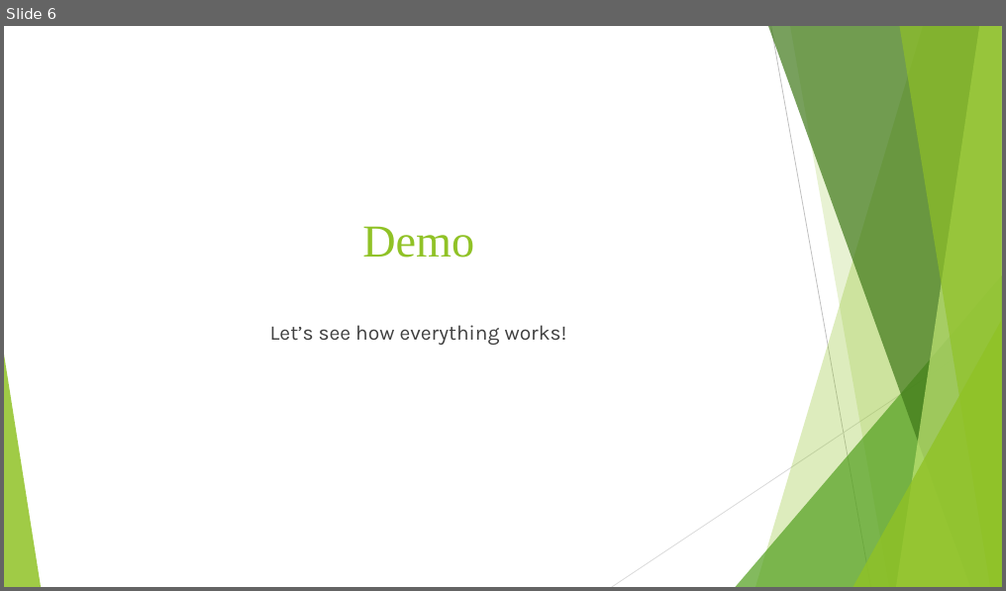
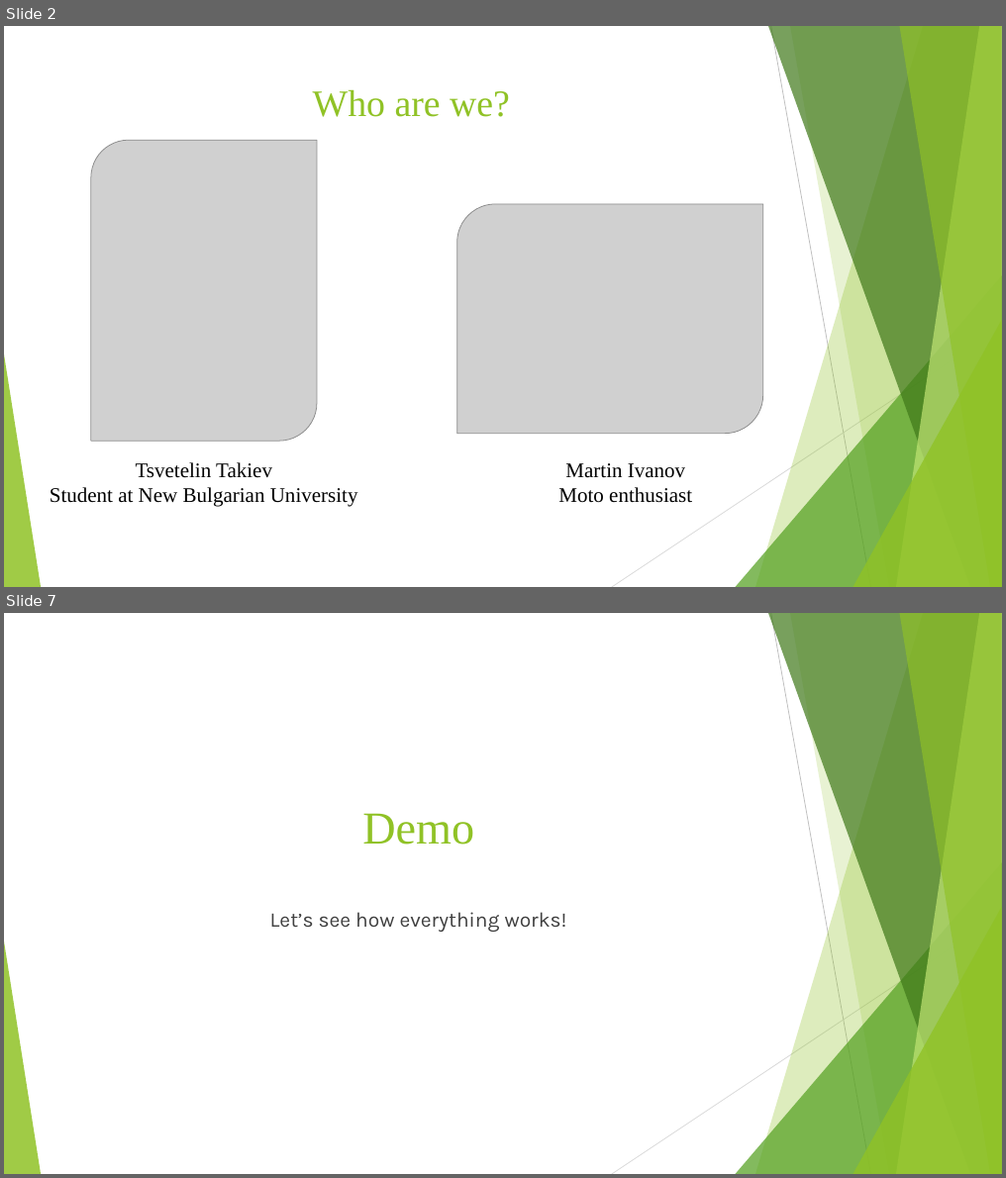
Before and after one commit to maxm1r/Maistor.bg, a slide deck: Maistor.bg Presentation.pptx. Shown one above the other, each under a label of ours: slide 6 before the commit, slides 2 and 7 after it; the slides between them are not shown. The pictures are 1006x591 and 1006x1178 pixels, drawn with LibreOffice and Linux fonts; fonts in the diff are those of the drawing; grey boxes stand for pictures. Boxes give left, top, right and bottom in pixels: in the first picture for what was removed or moved away, otherwise in the second. Text is boxed around its words. In the diff, an @@ line names an element or a change of style, - is before the commit and + after.

```diff
--- a/Maistor.bg Presentation.pptx
+++ b/Maistor.bg Presentation.pptx
@@ slide 2 added at [4, 26, 1002, 587], background #FFFFFF; not listed: 10 template elements that a slide beside it also shows @@
@@ title added at [313, 89, 510, 117], 36 pt, text #90C226 @@
+Who are we?
@@ picture added at [91, 140, 317, 441] @@
@@ picture added at [456, 204, 763, 434] @@
@@ text added at [50, 463, 358, 507], 20 pt, text #000000 @@
+Tsvetelin Takiev
+Student at New Bulgarian University
@@ text added at [558, 464, 692, 503], 20 pt, text #000000 @@
+Martin Ivanov
+Moto enthusiast
@@ what was slide 6 is now slide 7 @@
```
Also in this commit, not shown: 5 slides changed, 2 other files.
